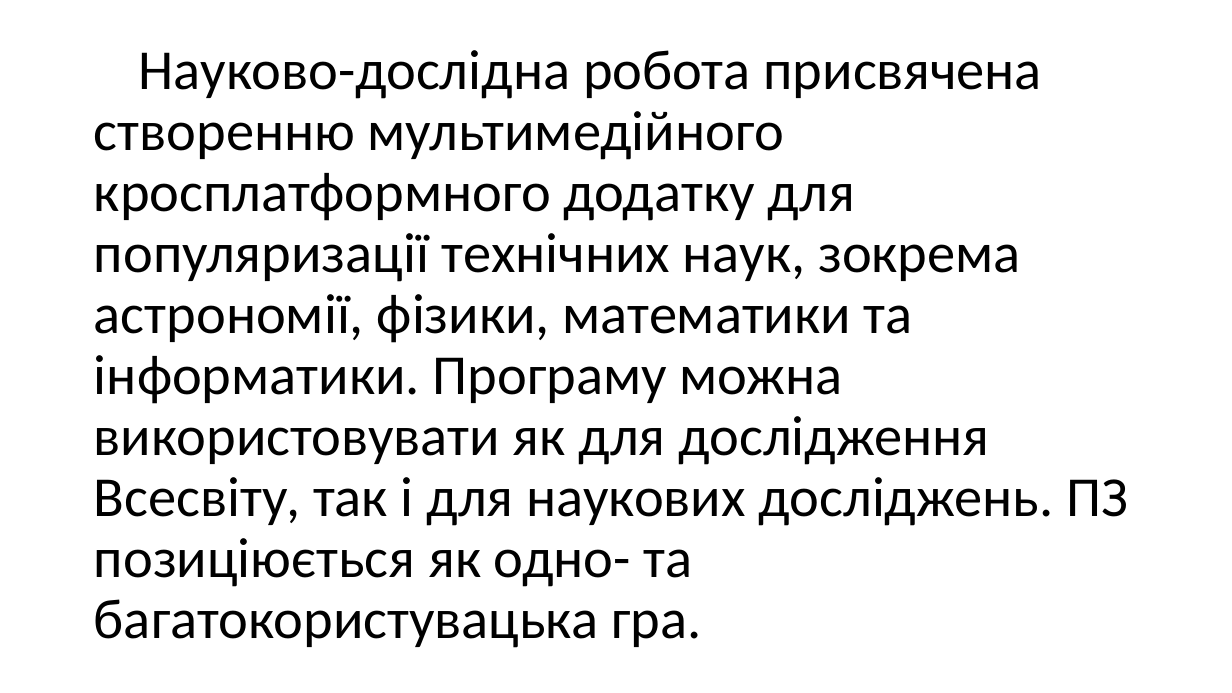
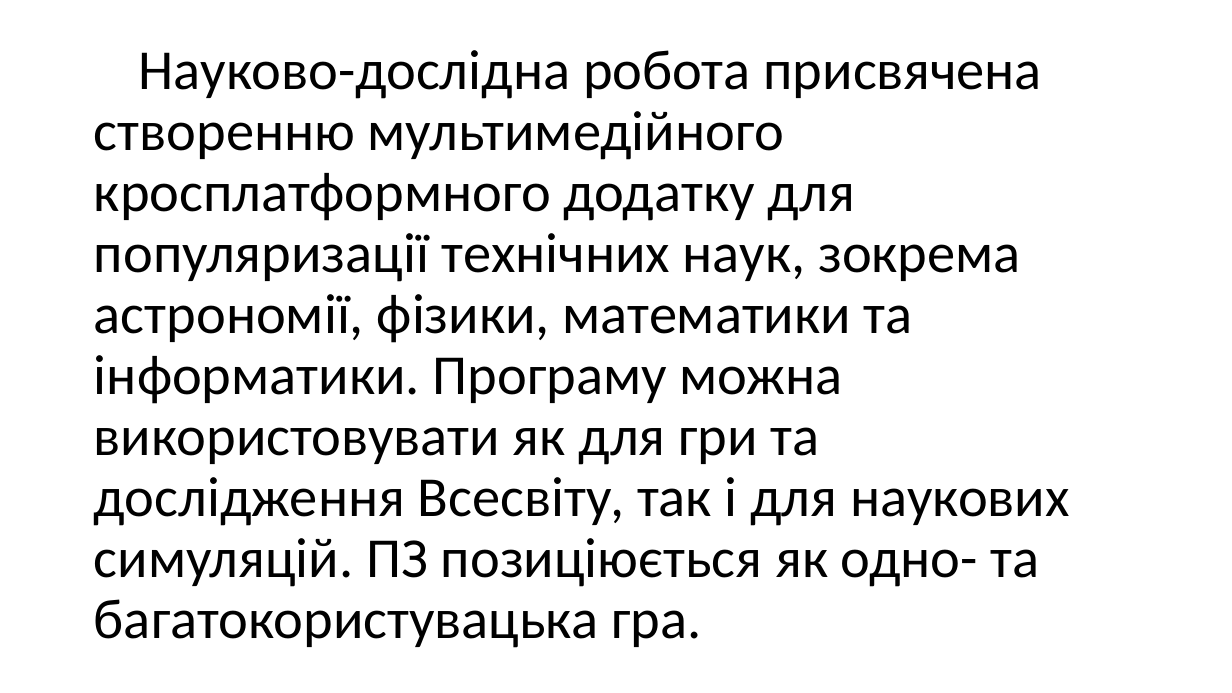
Before and after one commit to maldenol/spacepioneers, a slide deck: slide 2 of МАНУ2020.pptx. Drawn at 1232x693 pixels with LibreOffice and Linux fonts; fonts in the diff are those of the drawing; background and template pictures are left out. Boxes give left, top, right and bottom in pixels: in the first picture for what was removed or moved away, otherwise in the second. Text is boxed around its words. In the diff, an @@ line names an element or a change of style, - is before the commit and + after.

```diff
--- a/МАНУ2020.pptx
+++ b/МАНУ2020.pptx
@@ title at <box>94,50,1070,648</box>: text changed @@
-Науково-дослідна робота присвячена створенню мультимедійного кросплатформного додатку для популяризації технічних наук, зокрема астрономії, фізики, математики та інформатики. Програму можна використовувати як для дослідження Всесвіту, так і для наукових досліджень. ПЗ позиціюється як одно- та багатокористувацька гра.
+Науково-дослідна робота присвячена створенню мультимедійного кросплатформного додатку для популяризації технічних наук, зокрема астрономії, фізики, математики та інформатики. Програму можна використовувати як для гри та дослідження Всесвіту, так і для наукових симуляцій. ПЗ позиціюється як одно- та багатокористувацька гра.
```
Also in this commit, not shown: 3 other slides changed, 1 slide removed, 1 other file.
